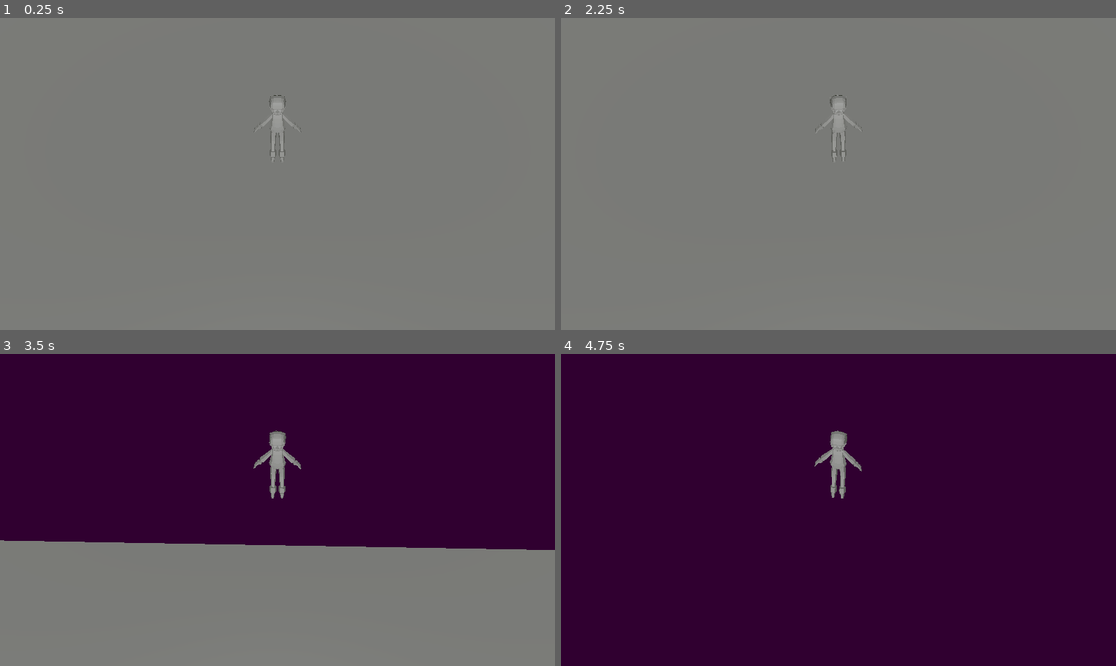
Above: before the commit, frames 1-4 (two rows, left to right).
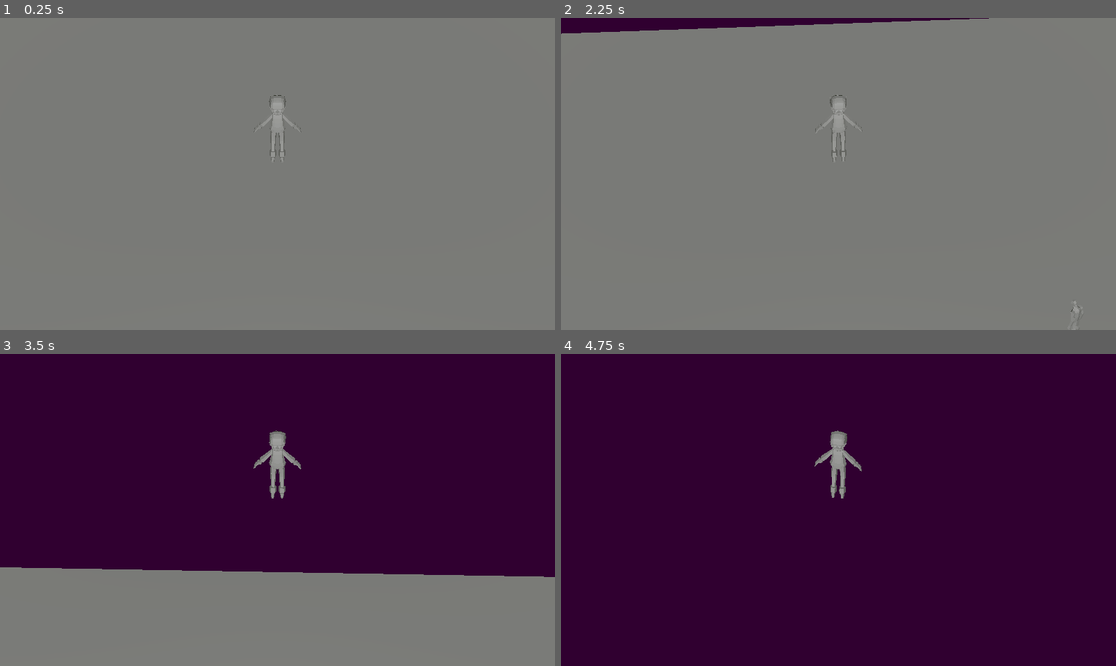
Above: after the commit, the same moments.

Repository: FellowshipOfTheGame/Hotel-Ponte-Negra
Game: Godot game, scene res://scenes/base.tscn
The game is run twice, just before and just after one commit, with the same random seed, the same clock (stepped at 60 frames per second) and the same inputs.
Inputs (mouse positions are in pixels of both pictures, inside the frame that each line leads up to):
- Up to frame 1 (0.25 s): no input
- Up to frame 2 (2.25 s): tap Enter at 0.5, 2 s; move the mouse to (866, 174) at 0.52 s; hold Up (movimento_frente) from 0.53 s (still down); tap Space at 1.25 s; move the mouse to (810, 174) at 1.27 s; move the mouse to (849, 167) at 2.02 s
- Up to frame 3 (3.5 s): keep holding Up (movimento_frente); move the mouse to (271, 516) at 2.77 s
- Up to frame 4 (4.75 s): keep holding Up (movimento_frente); move the mouse to (877, 513) at 3.52 s; move the mouse to (794, 506) at 4.27 s

The runs differ from the first frame. In frame 2, 2.0% of the frame differs, in the area x 0-94%, y 0-95%; in frame 3, 8.6%, in the area x 0-100%, y 59-72%; in frame 4, nothing differs.

Commit message:
Inimigo burro - Sem deteção e pathFinding

Diff:
--- a/scenes/base.tscn
+++ b/scenes/base.tscn
@@ -1,6 +1,7 @@
-[gd_scene load_steps=3 format=3 uid="uid://bbwpri8lubdq6"]
+[gd_scene load_steps=4 format=3 uid="uid://bbwpri8lubdq6"]
 
 [ext_resource type="PackedScene" uid="uid://csmmjcndfe1ns" path="res://scenes/characters/player/player.tscn" id="1_pvqg0"]
+[ext_resource type="PackedScene" uid="uid://cd83n5sdks3b0" path="res://scenes/characters/enemies/enemy.tscn" id="2_baglu"]
 
 [sub_resource type="Environment" id="Environment_pvqg0"]
 background_mode = 1
@@ -10,8 +11,11 @@
 
 [node name="Node3D" type="Node3D"]
 
-[node name="Node3D" parent="." instance=ExtResource("1_pvqg0")]
-transform = Transform3D(1, 0, 0, 0, 1, 0, 0, 0, 1, -6.6245604, 0.4686755, 3.327259)
+[node name="Player" parent="." groups=["Player"] instance=ExtResource("1_pvqg0")]
+transform = Transform3D(1, 0, 0, 0, 1, 0, 0, 0, 1, -6.6245604, 2.0476956, 3.327259)
+
+[node name="Enemy" parent="." groups=["Enemies"] instance=ExtResource("2_baglu")]
+transform = Transform3D(1, 0, 0, 0, 1, 0, 0, 0, 1, 10.885885, -0.25369763, -4.9404106)
 
 [node name="Camera3D" type="Camera3D" parent="."]
 transform = Transform3D(1, 0, 0, 0, 0.707107, 0.707107, 0, -0.707107, 0.707107, 0, 10, 30)
--- /dev/null
+++ b/scenes/characters/enemies/enemy.tscn
@@ -0,0 +1,19 @@
+[gd_scene load_steps=4 format=3 uid="uid://cd83n5sdks3b0"]
+
+[ext_resource type="Script" uid="uid://cpul5wd3uj560" path="res://scripts/moveEnemy.gd" id="1_blu3w"]
+[ext_resource type="ArrayMesh" uid="uid://bst47fp705sck" path="res://Arte/prototipo.obj" id="1_w0ky3"]
+
+[sub_resource type="CapsuleShape3D" id="CapsuleShape3D_1w50h"]
+height = 2.8588867
+
+[node name="Enemy" type="CharacterBody3D"]
+script = ExtResource("1_blu3w")
+
+[node name="MeshInstance3D" type="MeshInstance3D" parent="."]
+transform = Transform3D(-1, 0, -8.742278e-08, 0, 1, 0, 8.742278e-08, 0, -1, 0, -0.035868406, 0)
+mesh = ExtResource("1_w0ky3")
+skeleton = NodePath("../CollisionShape3D")
+
+[node name="CollisionShape3D" type="CollisionShape3D" parent="."]
+transform = Transform3D(1, 0, 0, 0, 0.9999929, -0.003769902, 0, 0.003769902, 0.9999929, 0, 1.1632295, 0)
+shape = SubResource("CapsuleShape3D_1w50h")
--- a/scenes/characters/player/player.tscn
+++ b/scenes/characters/player/player.tscn
@@ -7,12 +7,11 @@
 [sub_resource type="CapsuleShape3D" id="CapsuleShape3D_686vu"]
 height = 2.8588867
 
-[node name="Node3D" type="CharacterBody3D"]
+[node name="Player" type="CharacterBody3D"]
 script = ExtResource("1_t61fv")
 
-[node name="CameraPivot" type="Node3D" parent="." node_paths=PackedStringArray("camera_node")]
+[node name="CameraPivot" type="Node3D" parent="."]
 script = ExtResource("2_t61fv")
-camera_node = NodePath("Camera3D")
 
 [node name="Camera3D" type="Camera3D" parent="CameraPivot"]
 transform = Transform3D(1, 0, 0, 0, 0.7071068, 0.7071068, 0, -0.7071068, 0.7071068, 0, 6, 7)
--- /dev/null
+++ b/scripts/moveEnemy.gd
@@ -0,0 +1,21 @@
+extends CharacterBody3D
+
+@export var speed: float = 5.0
+
+var player: Node3D = null
+
+func _ready() -> void:
+	player = get_tree().get_first_node_in_group("Player")
+
+func _physics_process(delta: float) -> void:
+	if player == null:
+		print_debug("Inimigo não conseguiu encontrar o nó do jogador. Verifique o grupo 'Player'.")
+		return
+
+	var direcao = global_position.direction_to(player.global_position)
+
+	velocity = velocity.lerp(direcao * speed, delta * 2.0)
+
+	look_at(player.global_position, Vector3.UP)
+
+	move_and_slide()
Not shown, added: scripts/moveEnemy.gd.uid
